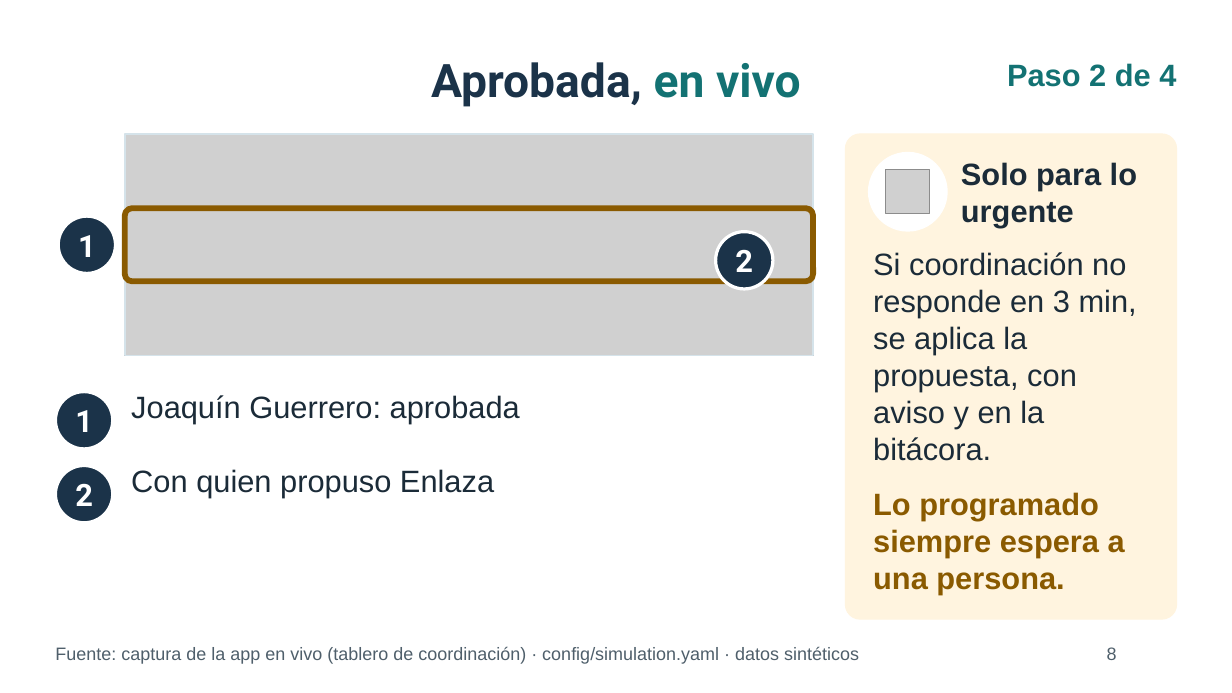
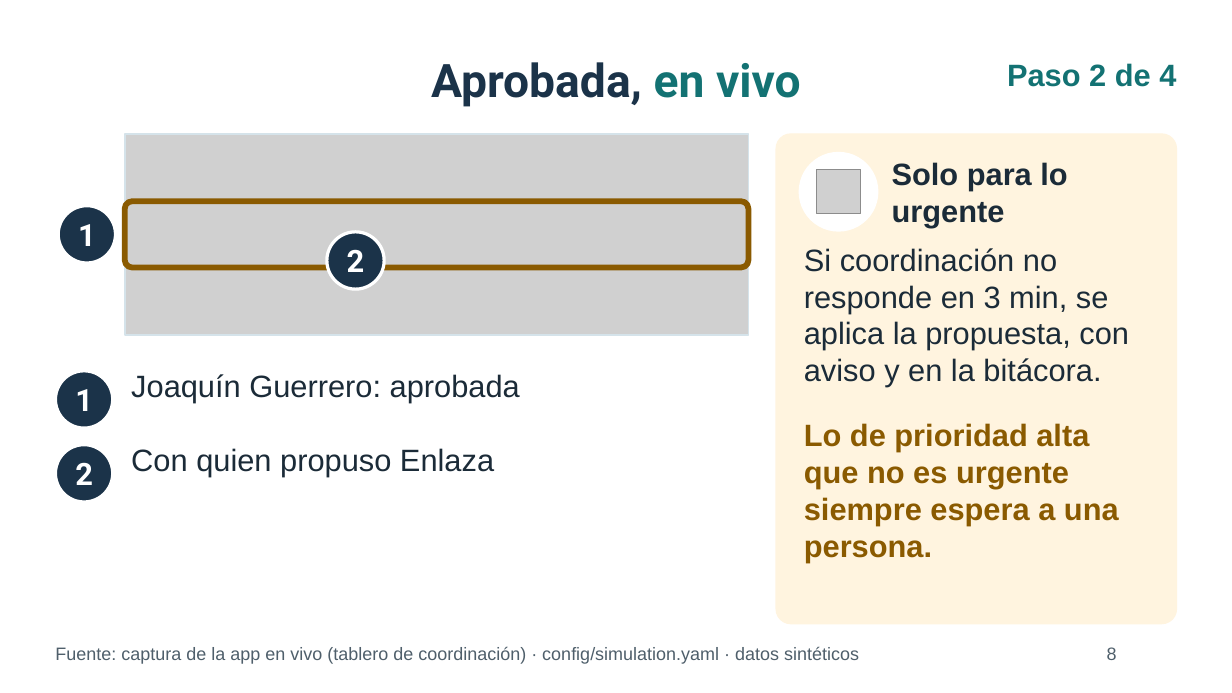
Before and after one commit to daviddzd/vela, a slide deck: slide 8 of docs/presentacion/enlaza_coloquio_capturas.pptx. Drawn at 1232x693 pixels with LibreOffice and Linux fonts; fonts in the diff are those of the drawing; grey boxes stand for pictures; background and template pictures are left out. Boxes give left, top, right and bottom in pixels: in the first picture for what was removed or moved away, otherwise in the second. Text is boxed around its words. In the diff, an @@ line names an element or a change of style, - is before the commit and + after.

Commit message:
Apply the review of the screenshot deck
Slide 16: 'Escenario base', legend stacked above the tiles. Slide 17: rest
respected, workday excess flagged. Slide 13: 'con límite y reserva / sin
ellos'. Slide 8: non-urgent high priority always waits for a person.
Slides 6 and 8: callouts moved off the row text. Script: base scenario,
'en qué condiciones es un negocio viable', rest day and flagged shifts.

```diff
--- a/docs/presentacion/enlaza_coloquio_capturas.pptx
+++ b/docs/presentacion/enlaza_coloquio_capturas.pptx
@@ picture: place and size @@
-picture at (125,134,813,356)
+picture at (125,134,749,335)
@@ rectangle: place and size @@
-rectangle at (125,134,813,356)
+rectangle at (125,134,749,335)
@@ rounded rectangle: place and size @@
-rounded rectangle at (846,134,1177,619)
+rounded rectangle at (776,134,1177,624)
@@ rounded rectangle at (776,134,1177,624): proportions changed @@
@@ ellipse: place and size @@
-ellipse at (869,152,947,231)
+ellipse at (799,152,878,231)
@@ picture: place and size @@
-picture at (886,170,931,214)
+picture at (817,170,861,214)
@@ text "Solo para lo urgente": place and size @@
-text "Solo para lo urgente" at (961,162,1137,228)
+text "Solo para lo urgente" at (892,162,1067,228)
@@ text "1": place and size @@
-text "1" at (78,235,96,257)
+text "1" at (78,224,96,246)
@@ ellipse: place and size @@
-ellipse at (58,216,116,274)
+ellipse at (58,206,116,263)
@@ rounded rectangle at (125,201,749,268): proportions changed @@
@@ rounded rectangle: place and size @@
-rounded rectangle at (125,208,813,281)
+rounded rectangle at (125,201,749,268)
@@ text "2": place and size @@
-text "2" at (735,249,753,272)
+text "2" at (347,249,365,272)
@@ ellipse: place and size @@
-ellipse at (716,232,774,289)
+ellipse at (327,232,384,289)
@@ text "Si coordinación no responde en ..." rewrapped from (873,252,1137,461) to (804,248,1129,387) @@
@@ 2 texts, 2 ellipses: place and size @@
-2 texts, 2 ellipses at (55,392,113,523)
+2 texts, 2 ellipses at (55,371,113,502)
@@ text "Joaquín Guerrero: aprobada": place and size @@
-text "Joaquín Guerrero: aprobada" at (131,395,520,424)
+text "Joaquín Guerrero: aprobada" at (131,374,520,403)
@@ text "Con quien propuso Enlaza": place and size @@
-text "Con quien propuso Enlaza" at (131,469,494,498)
+text "Con quien propuso Enlaza" at (131,448,494,477)
@@ text at (804,423,1119,563): text changed @@
-Lo programado siempre espera a una persona.
+Lo de prioridad alta que no es urgente siempre espera a una persona.
```
Also in this commit, not shown: 4 other slides changed, 5 other files.
